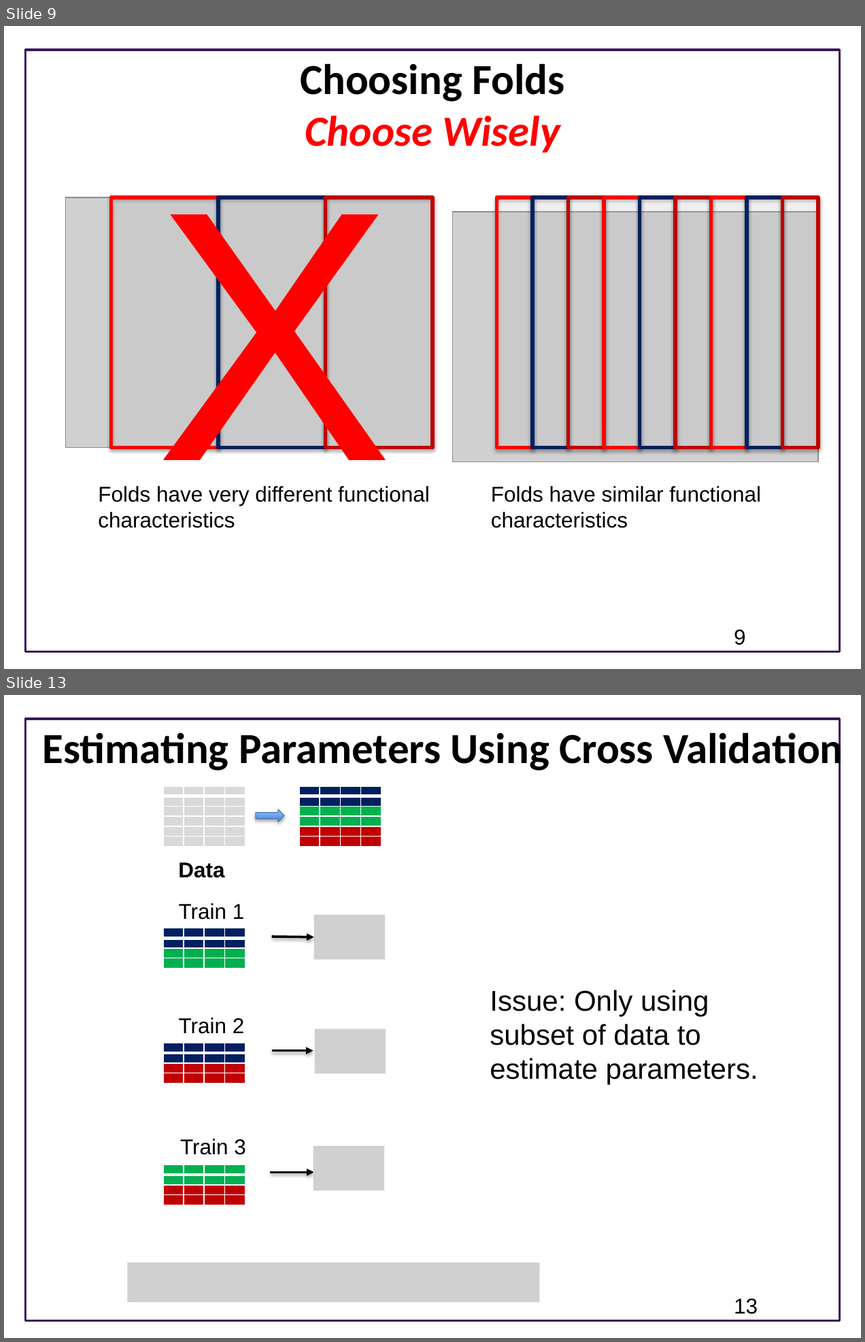
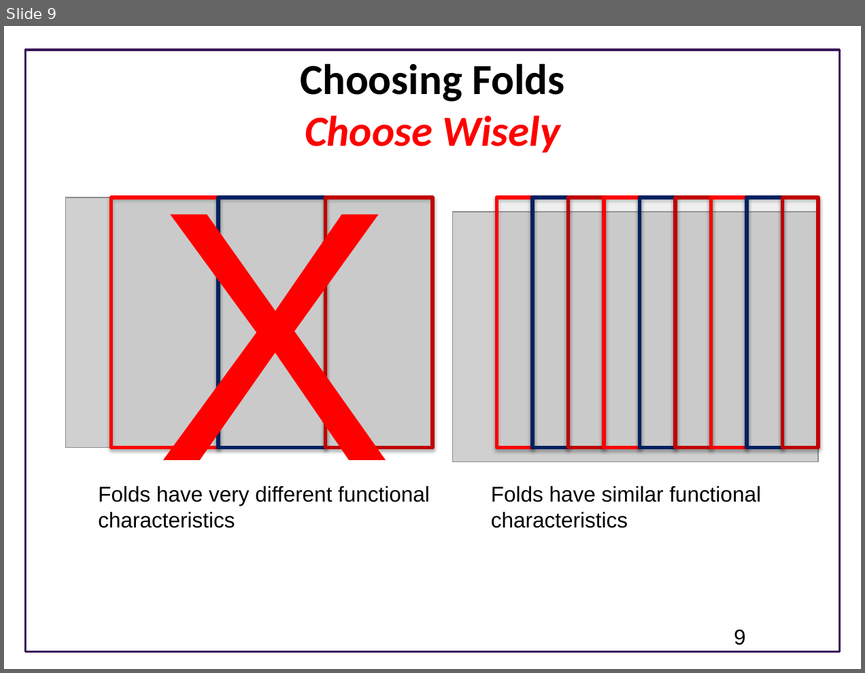
Before and after one commit to ModelEngineering/advancing-biomedical-models, a slide deck: lecture_12/crossvalidation/12_Model_Fitting_Dealing_With_Uncertainty.pptx. Shown one above the other, each under a label of ours: slides 9 and 13 before the commit, slide 9 after it; the slides between them are not shown. The pictures are 865x1342 and 865x673 pixels, drawn with LibreOffice and Linux fonts; fonts in the diff are those of the drawing; grey boxes stand for pictures; background and template pictures are left out. Boxes give left, top, right and bottom in pixels: in the first picture for what was removed or moved away, otherwise in the second. Text is boxed around its words. In the diff, an @@ line names an element or a change of style, - is before the commit and + after.

Commit message:
Updated cross validation

```diff
--- a/lecture_12/crossvalidation/12_Model_Fitting_Dealing_With_Uncertainty.pptx
+++ b/lecture_12/crossvalidation/12_Model_Fitting_Dealing_With_Uncertainty.pptx
@@ slide 13 removed at (4, 695, 861, 1338), background #FFFFFF; not listed: 1 template element that a slide beside it also shows @@
@@ title removed at (43, 728, 842, 774) @@
-Estimating Parameters Using Cross Validation
@@ table removed at (163, 786, 242, 852), 6 rows, 4 columns @@
- |  |  | 
- |  |  | 
- |  |  | 
- |  |  | 
- |  |  | 
- |  |  | 
@@ table removed at (298, 786, 377, 852), 6 rows, 4 columns @@
- |  |  | 
- |  |  | 
- |  |  | 
- |  |  | 
- |  |  | 
- |  |  | 
@@ right arrow removed at (256, 810, 285, 821) @@
@@ text removed at (178, 862, 224, 878) @@
-Data
@@ text removed at (179, 903, 245, 919) @@
-Train 1
@@ picture removed at (314, 915, 385, 959) @@
@@ table removed at (163, 928, 242, 972), 4 rows, 4 columns @@
- |  |  | 
- |  |  | 
- |  |  | 
- |  |  | 
@@ arrow removed from (271, 936) to (314, 936) @@
@@ text removed at (490, 989, 758, 1085) @@
-Issue: Only using subset of data to estimate parameters.
@@ text removed at (179, 1017, 245, 1034) @@
-Train 2
@@ picture removed at (314, 1028, 385, 1073) @@
@@ table removed at (163, 1043, 242, 1087), 4 rows, 4 columns @@
- |  |  | 
- |  |  | 
- |  |  | 
- |  |  | 
@@ arrow removed from (271, 1051) to (313, 1051) @@
@@ text removed at (180, 1138, 246, 1155) @@
-Train 3
@@ picture removed at (313, 1146, 384, 1190) @@
@@ table removed at (163, 1164, 242, 1208), 4 rows, 4 columns @@
- |  |  | 
- |  |  | 
- |  |  | 
- |  |  | 
@@ arrow removed from (271, 1172) to (314, 1172) @@
@@ picture removed at (127, 1262, 540, 1302) @@
@@ page number removed at (734, 1298, 757, 1314) @@
-13
```
Also in this commit, not shown: 2 slides added, 9 other slides removed.
